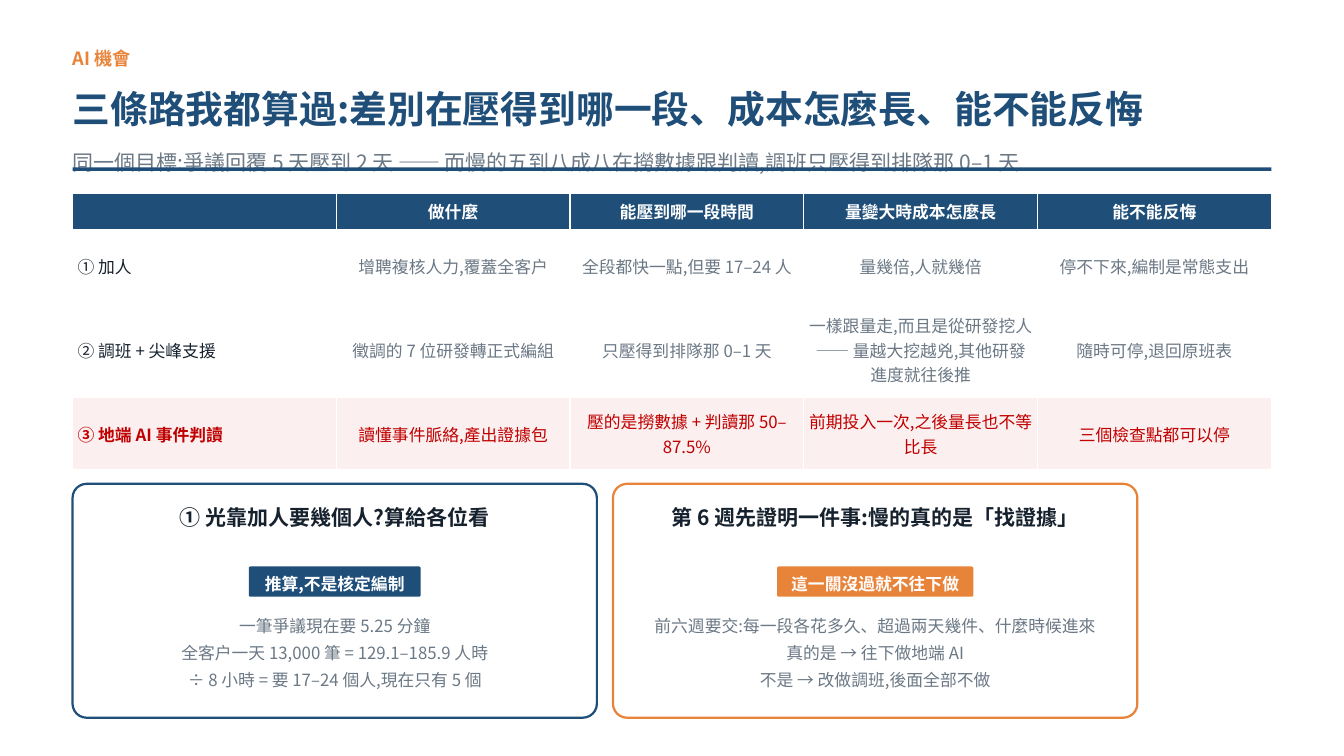
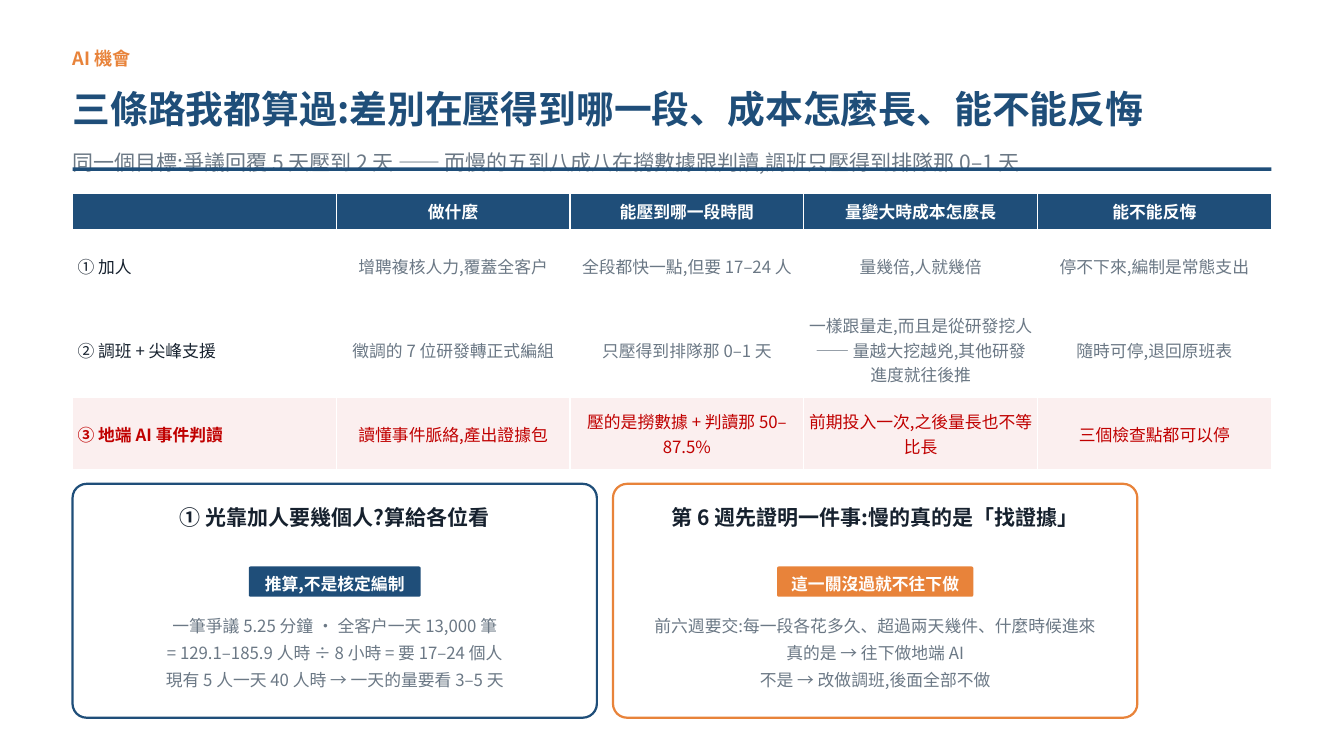
Before and after one commit to pokai-huang0828/UTS_workspace, a slide deck: slide 6 of Artificial Intelligence for Enterprises/Assessment3/Huang_26254793_421104_Assessment 3.pptx. Drawn at 1344x756 pixels with LibreOffice and Linux fonts; fonts in the diff are those of the drawing. Boxes give left, top, right and bottom in pixels: in the first picture for what was removed or moved away, otherwise in the second. Text is boxed around its words. In the diff, an @@ line names an element or a change of style, - is before the commit and + after.

```diff
--- a/Artificial Intelligence for Enterprises/Assessment3/Huang_26254793_421104_Assessment 3.pptx
+++ b/Artificial Intelligence for Enterprises/Assessment3/Huang_26254793_421104_Assessment 3.pptx
@@ text at (x1=166, y1=618, x2=504, y2=688): text changed @@
-一筆爭議現在要 5.25 分鐘
-全客戶一天 13,000 筆 = 129.1–185.9 人時
-÷ 8 小時 = 要 17–24 個人,現在只有 5 個
+一筆爭議 5.25 分鐘 · 全客戶一天 13,000 筆
+= 129.1–185.9 人時 ÷ 8 小時 = 要 17–24 個人
+現有 5 人一天 40 人時 → 一天的量要看 3–5 天
```
Also in this commit, not shown: 4 other files.
